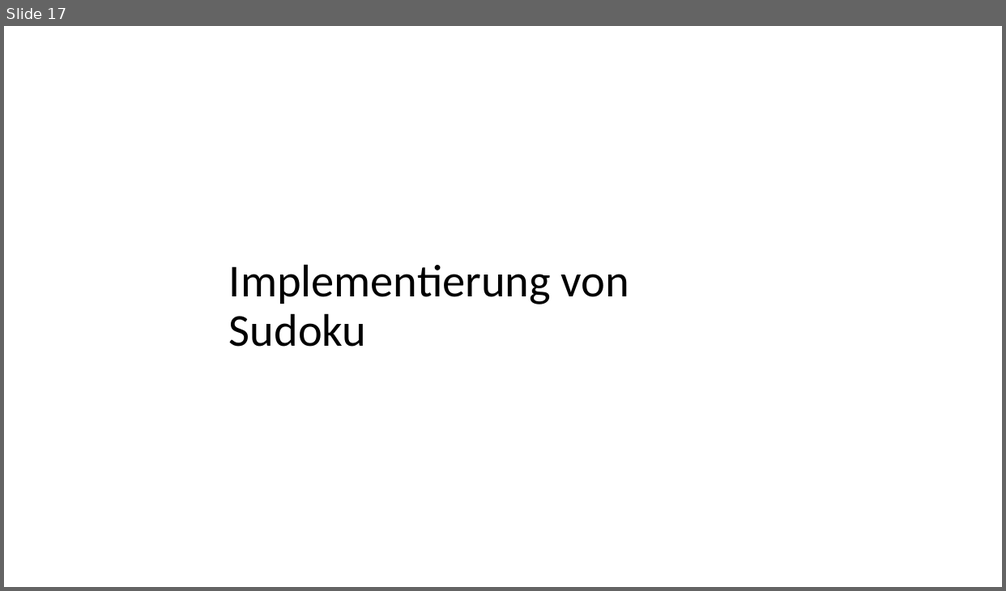
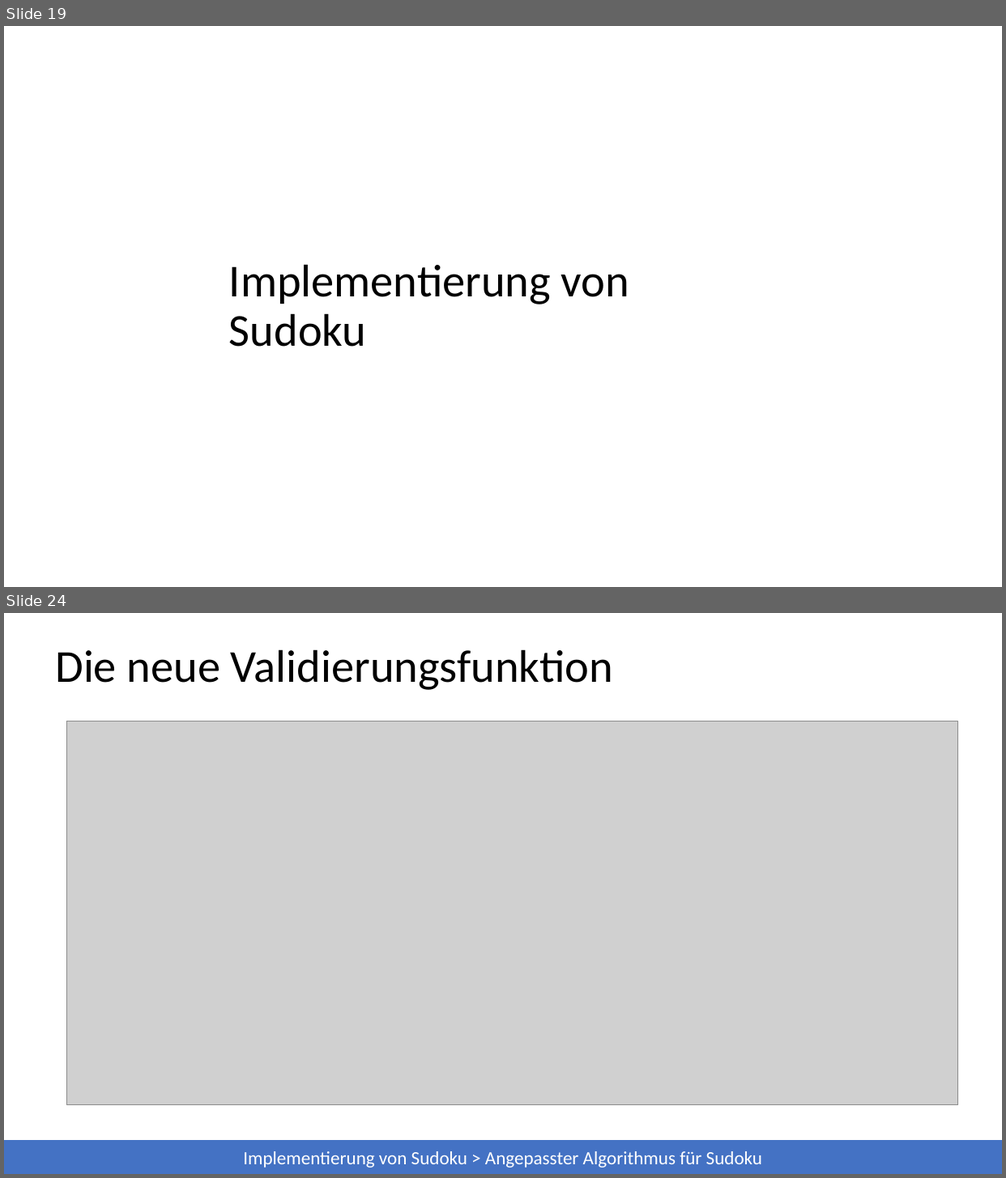
Before and after one commit to 7rebux/backtracking, a slide deck: _presentation/main.pptx. Shown one above the other, each under a label of ours: slide 17 before the commit, slides 19 and 24 after it; the slides between them are not shown. The pictures are 1006x591 and 1006x1178 pixels, drawn with LibreOffice and Linux fonts; fonts in the diff are those of the drawing; grey boxes stand for pictures. Boxes give left, top, right and bottom in pixels: in the first picture for what was removed or moved away, otherwise in the second. Text is boxed around its words. In the diff, an @@ line names an element or a change of style, - is before the commit and + after.

```diff
--- a/_presentation/main.pptx
+++ b/_presentation/main.pptx
@@ slide 24 added at (4, 613, 1002, 1174), background #FFFFFF @@
@@ title added at (55, 649, 613, 690), 44 pt, text #000000 @@
+Die neue Validierungsfunktion
@@ picture added at (67, 722, 958, 1105) @@
@@ rectangle added at (4, 1141, 1002, 1174), fill #4472C4, 18 pt, text #FFFFFF @@
+Implementierung von Sudoku > Angepasster Algorithmus für Sudoku
@@ what was slide 17 is now slide 19 @@
```
Also in this commit, not shown: 7 slides changed, 8 other slides added, 8 other files.
